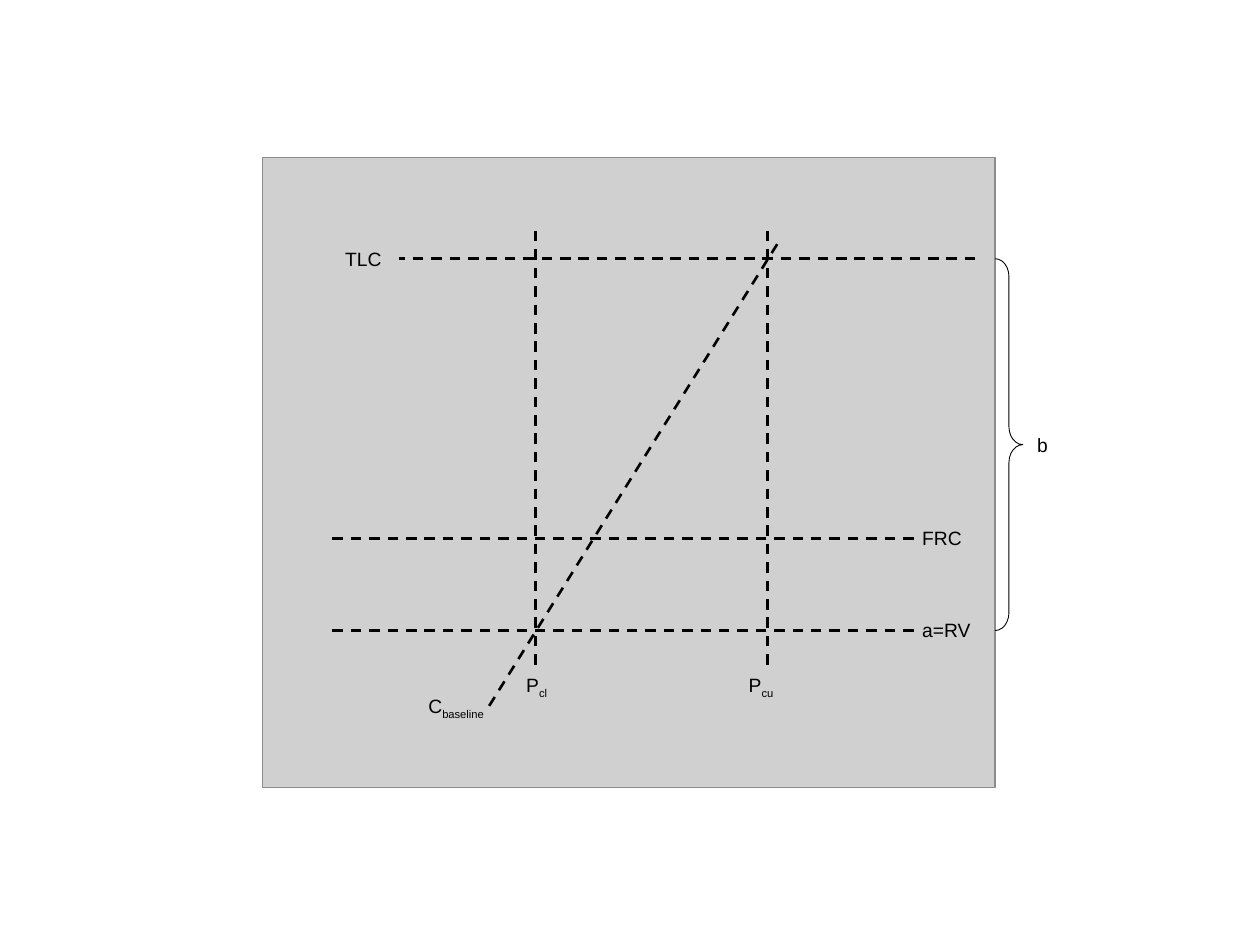
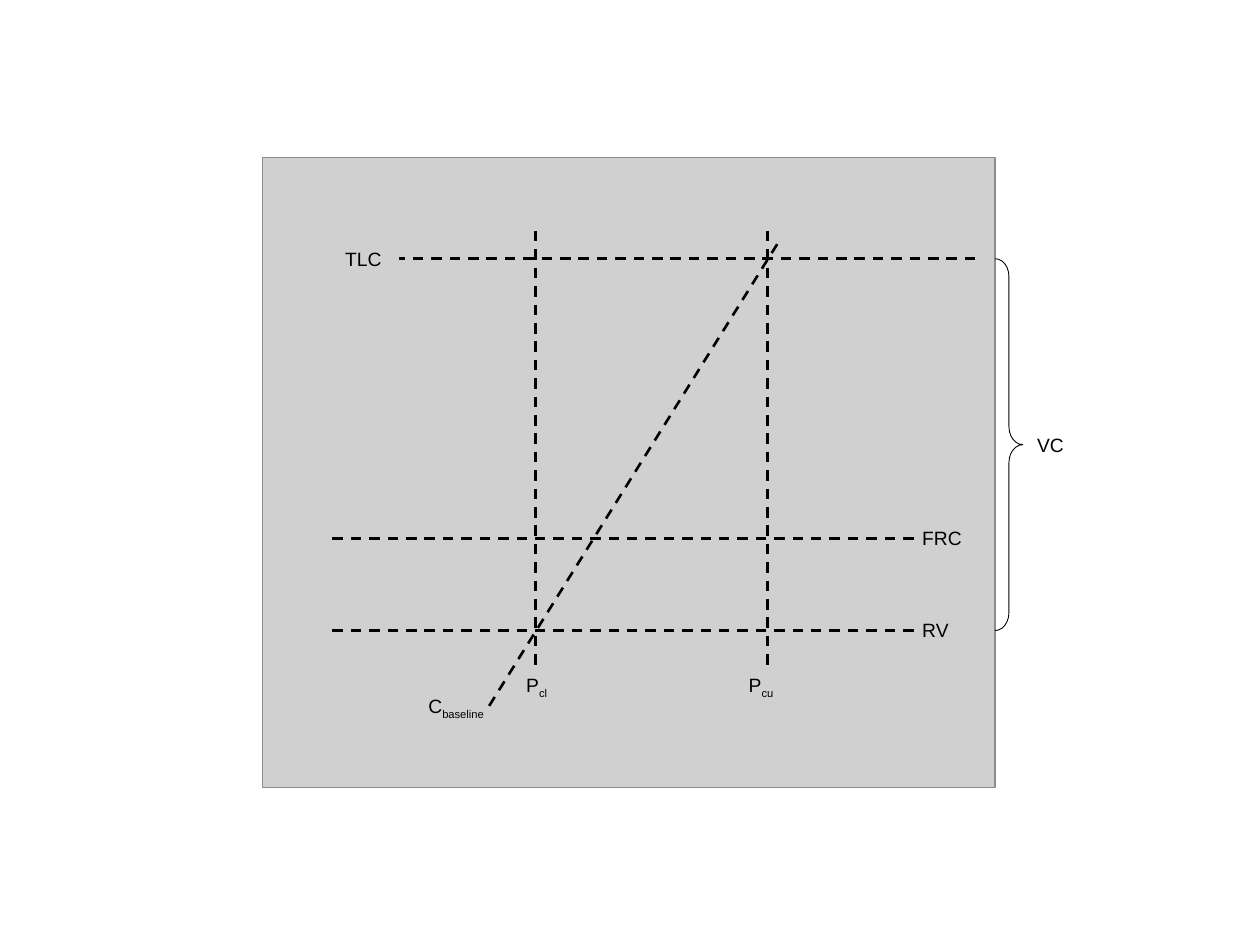
Before and after one commit to shawnhuyiwen/pulse, a slide deck: slide 3 of docs/Figures/RespiratoryWorking.pptx. Drawn at 1260x945 pixels with LibreOffice and Linux fonts; fonts in the diff are those of the drawing; grey boxes stand for pictures. Boxes give left, top, right and bottom in pixels: in the first picture for what was removed or moved away, otherwise in the second. Text is boxed around its words. In the diff, an @@ line names an element or a change of style, - is before the commit and + after.

```diff
--- a/docs/Figures/RespiratoryWorking.pptx
+++ b/docs/Figures/RespiratoryWorking.pptx
@@ text at box(1037, 438, 1064, 452): text changed @@
-b
+VC
@@ text at box(922, 623, 948, 637): text changed @@
-a=RV
+RV
```
Also in this commit, not shown: 2 other files.
